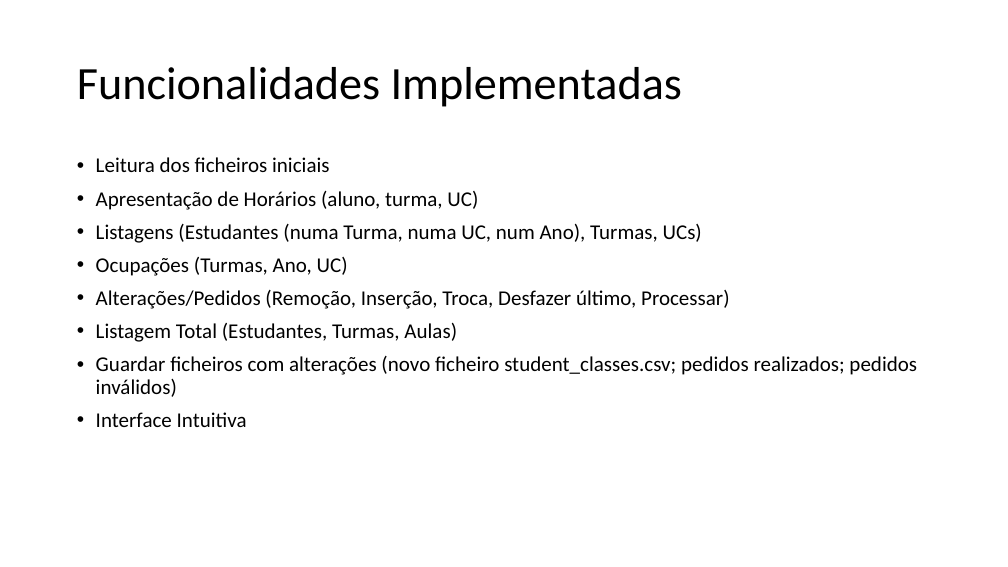
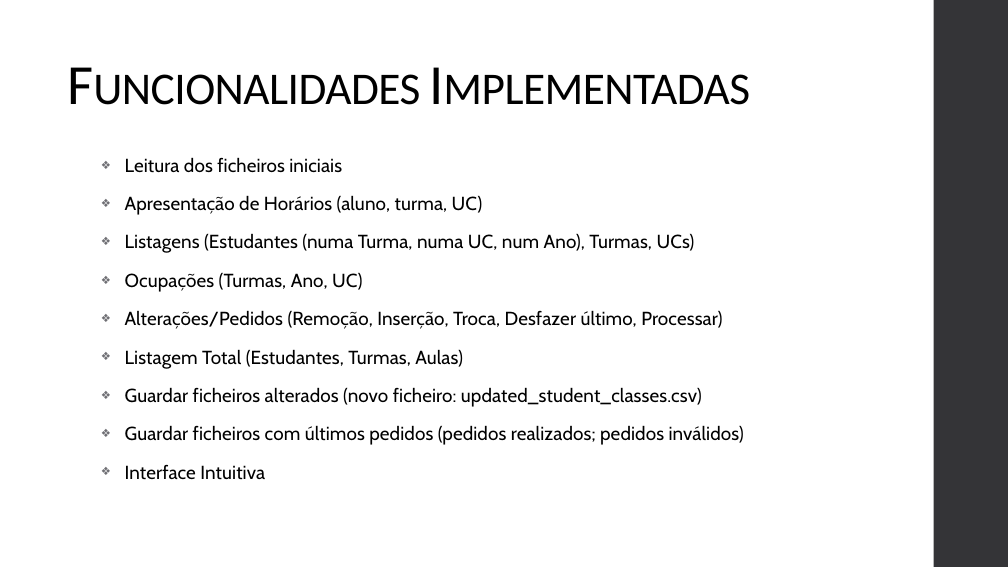
Before and after one commit to racoelhosilva/AED_scheduleManager, a slide deck: slide 3 of presentation/Apresentação.pptx. Drawn at 1008x567 pixels with LibreOffice and Linux fonts; fonts in the diff are those of the drawing. Boxes give left, top, right and bottom in pixels: in the first picture for what was removed or moved away, otherwise in the second. Text is boxed around its words. In the diff, an @@ line names an element or a change of style, - is before the commit and + after.

```diff
--- a/presentation/Apresentação.pptx
+++ b/presentation/Apresentação.pptx
@@ rectangle added at [934,0,1008,567], fill #353537 @@
@@ text "Funcionalidades Implementadas": place and size @@
-text "Funcionalidades Implementadas" at [77,67,682,107]
+text "Funcionalidades Implementadas" at [60,37,892,119]
@@ text "Funcionalidades Implementadas" at [60,37,892,119]: size 44 to 54 pt, letter spacing 0 to -0.5 pt, small capitals on; line spacing 0.9 to 0.85; vertical alignment middle to bottom @@
@@ text "Leitura dos ficheiros iniciais": place and size @@
-text "Leitura dos ficheiros iniciais" at [96,157,917,427]
+text "Leitura dos ficheiros iniciais" at [125,157,744,480]
@@ text at [125,157,722,480]: size 20 to 18 pt, font Calibri to Cabin, letter spacing 0 to 0.1 pt in "Leitura dos ficheiros iniciais", "Apresentação de Horários (aluno, turma, UC)", "Listagens (Estudantes (numa Turma, numa UC, num ...", "Ocupações (Turmas, Ano, UC)" and 3 more places; bullet • to ❖; line spacing 0.9 to 0.95; more space between paragraphs @@
@@ text at [125,387,744,445]: text changed; size 20 to 18 pt; font Calibri to Cabin @@
-• Guardar ficheiros com alterações (novo ficheiro student_classes.csv; pedidos realizados; pedidos inválidos)
+❖ Guardar ficheiros alterados (novo ficheiro: updated_student_classes.csv)
+❖ Guardar ficheiros com últimos pedidos (pedidos realizados; pedidos inválidos)
```
Also in this commit, not shown: 6 other slides changed, 2 slides added, 1 other file.
